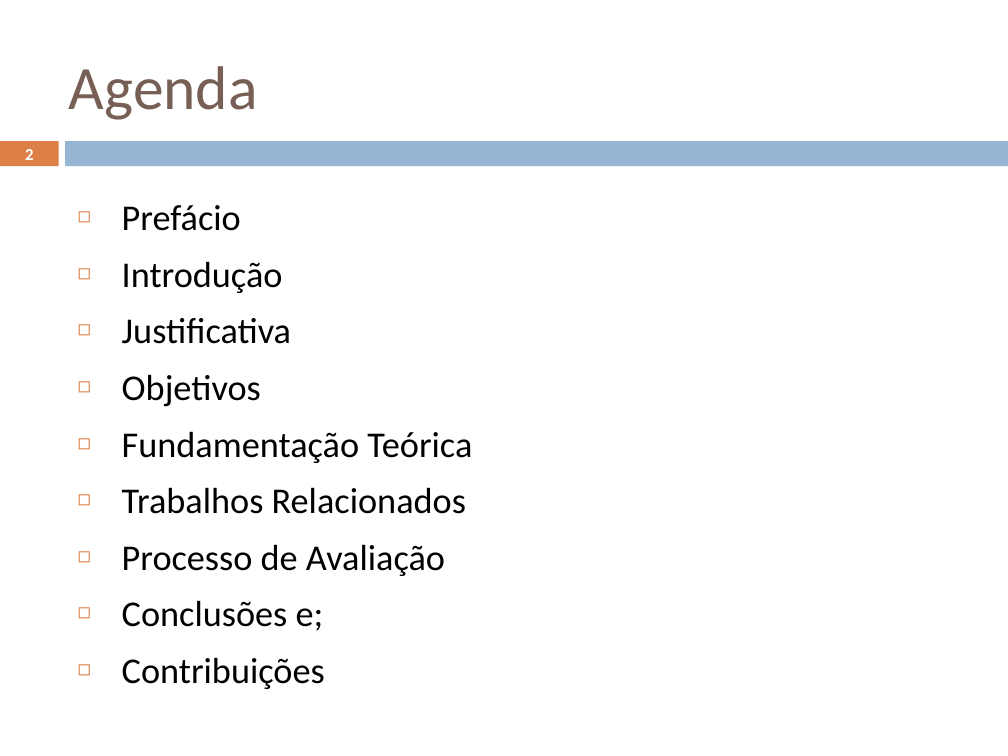
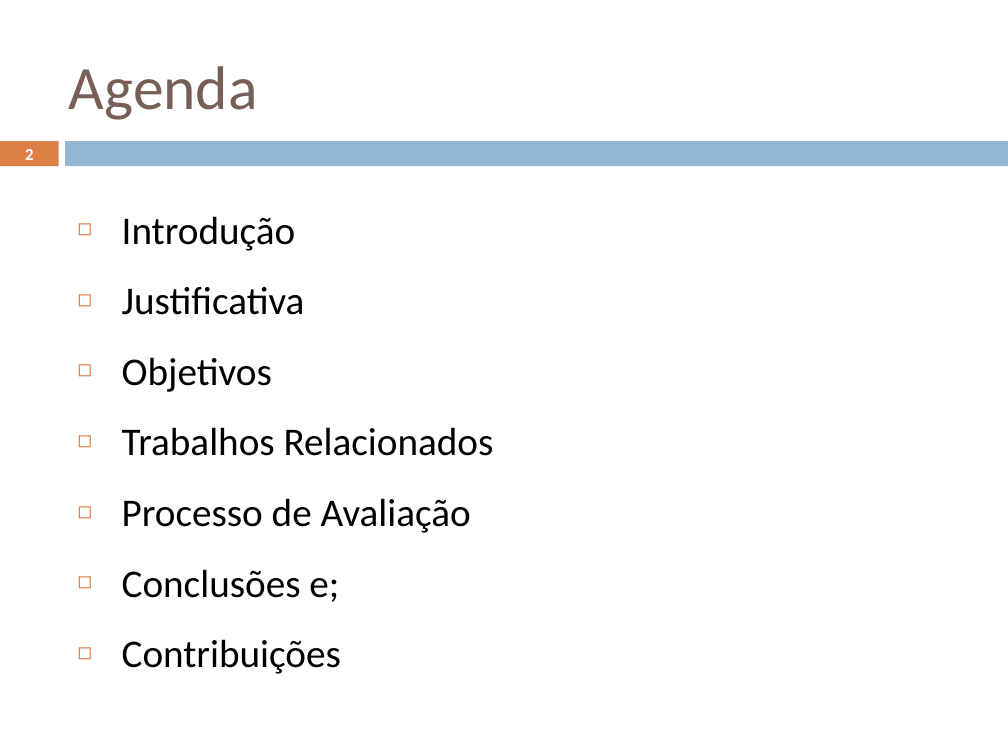
Before and after one commit to geoleite/Mestrado, a slide deck: slide 2 of Apresentacao/ApresentaçãoV1.pptx. Drawn at 1008x756 pixels with LibreOffice and Linux fonts; fonts in the diff are those of the drawing. Boxes give left, top, right and bottom in pixels: in the first picture for what was removed or moved away, otherwise in the second. Text is boxed around its words. In the diff, an @@ line names an element or a change of style, - is before the commit and + after.

```diff
--- a/Apresentacao/ApresentaçãoV1.pptx
+++ b/Apresentacao/ApresentaçãoV1.pptx
@@ text "Introdução" at <box>122,216,494,674</box>: size 25.9 to 28 pt; line spacing 1.3 to 1.5 @@
@@ text at <box>122,205,241,231</box>: paragraph removed @@
-◻ Prefácio
@@ text at <box>122,431,472,463</box>: paragraph removed @@
-◻ Fundamentação Teórica
```
Also in this commit, not shown: 8 other slides changed, 13 slides added, 29 slides removed, 29 other files.
